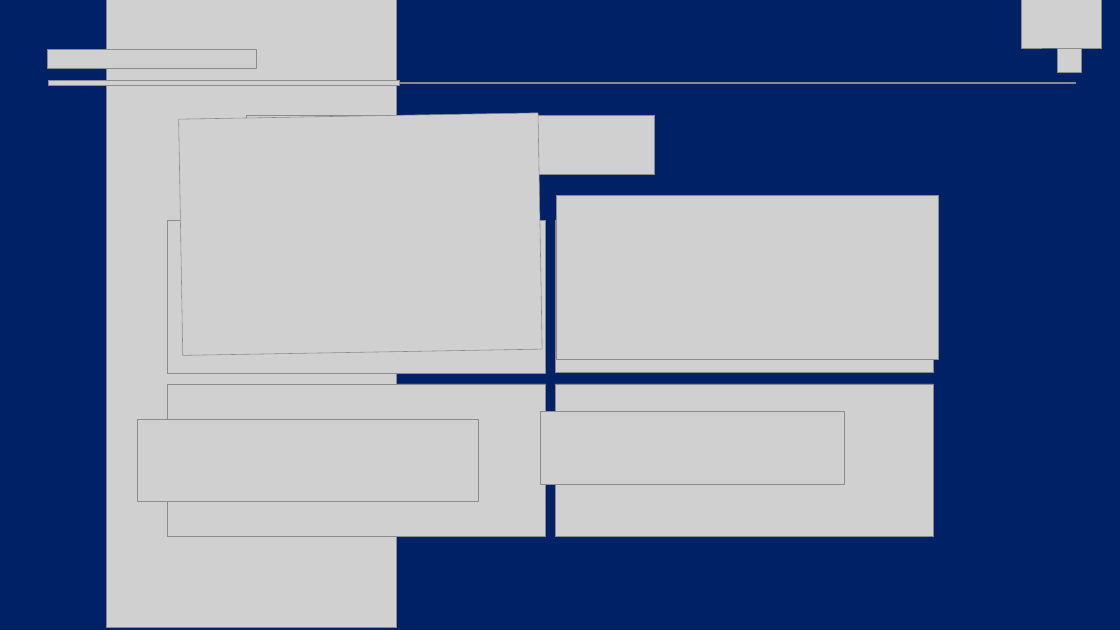
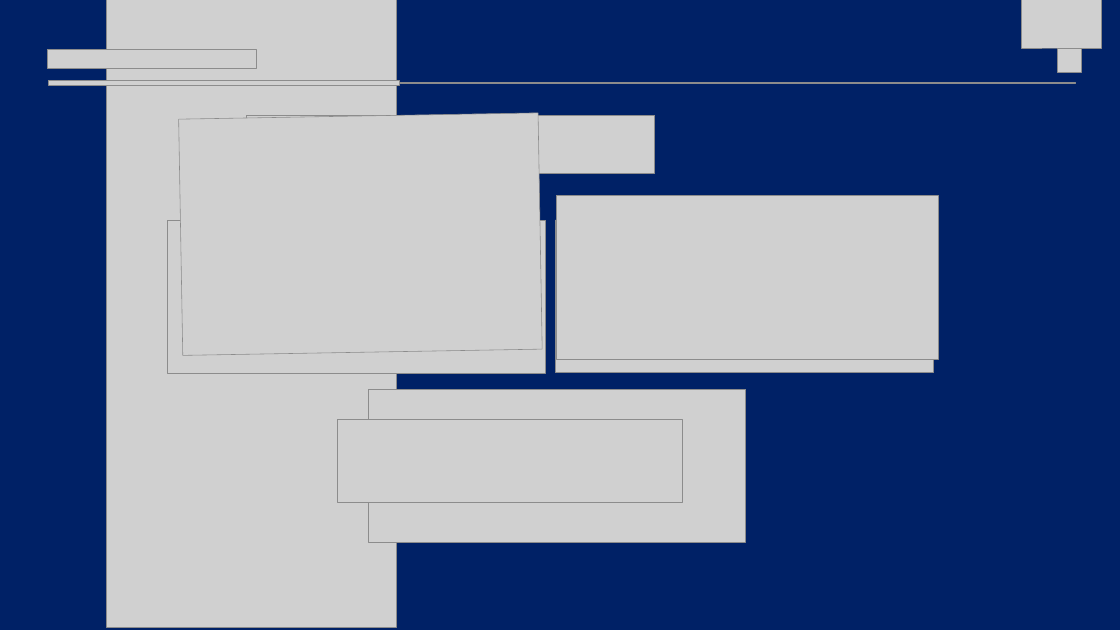
Before and after one commit to dohyeong12/BlAck_Mesa, a slide deck: slide 6 of 산학분반1탬_블랙 메사 중간발표.pptx. Drawn at 1120x630 pixels with LibreOffice and Linux fonts; fonts in the diff are those of the drawing; grey boxes stand for pictures; background and template pictures are left out. Boxes give left, top, right and bottom in pixels: in the first picture for what was removed or moved away, otherwise in the second. Text is boxed around its words. In the diff, an @@ line names an element or a change of style, - is before the commit and + after.

```diff
--- a/산학분반1탬_블랙 메사 중간발표.pptx
+++ b/산학분반1탬_블랙 메사 중간발표.pptx
@@ picture removed at [168,384,546,537] @@
@@ picture: place and size @@
-picture at [556,384,934,537]
+picture at [368,389,746,542]
@@ picture removed at [138,419,478,502] @@
@@ picture: place and size @@
-picture at [540,411,844,484]
+picture at [338,419,682,502]
```
Also in this commit, not shown: 1 other slide changed.
